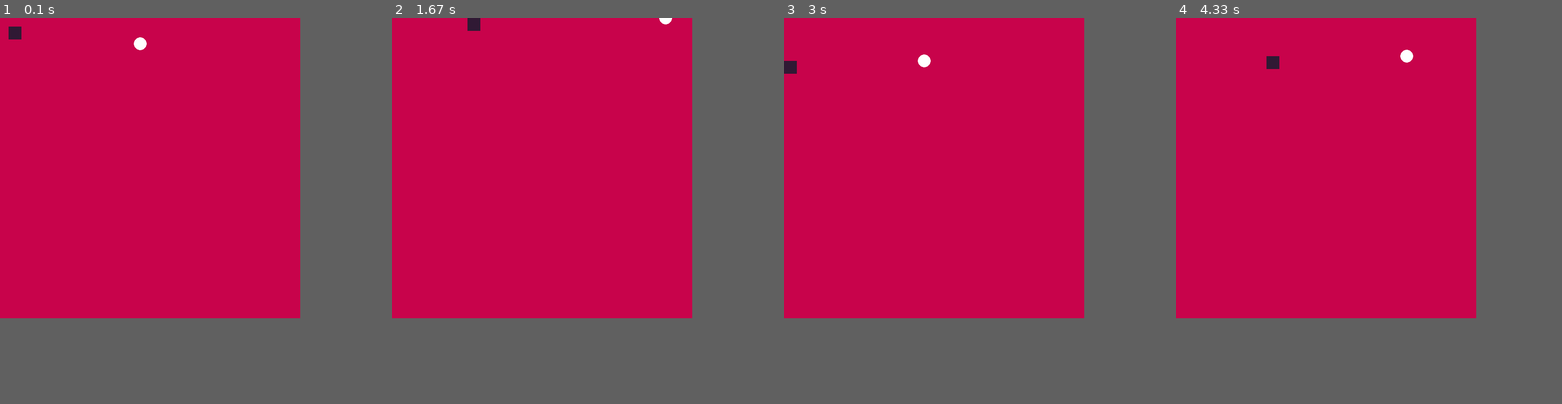
Above: before the commit, frames 1-4 (left to right).
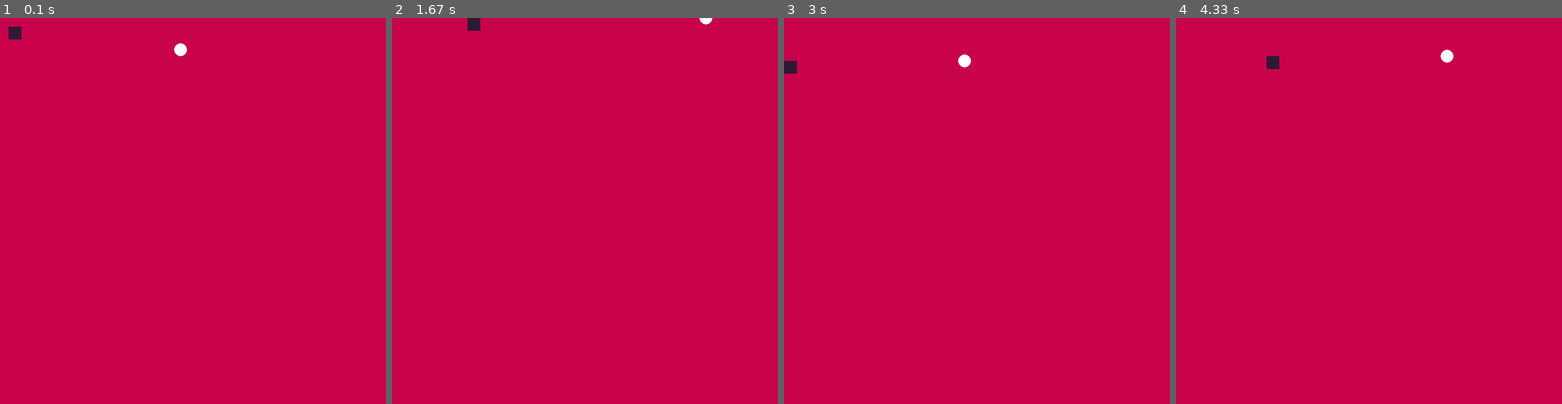
Above: after the commit, the same moments.

Repository: VarunM25/Varun_GameDesign
Game: pygame game, started from CircleEatsSquare.py
Same seed, same stepped clock (60 frames per second), same inputs: the game is played once before the commit and once after it.
Inputs:
- Up to frame 1 (0.1 s): no input
- Up to frame 2 (1.67 s): hold Right 0.33-0.8 s; hold Up 0.83-1.13 s; hold W 0.83-1.13 s; hold Right 1.17-1.63 s; hold D 1.17-1.63 s
- Up to frame 3 (3 s): hold Left 1.67-2.2 s; hold A 1.67-2.2 s; hold Down 2.23-2.53 s; hold S 2.23-2.53 s; hold Left 2.57-2.97 s; hold A 2.57-2.97 s
- Up to frame 4 (4.33 s): hold Up 3-3.37 s; hold W 3-3.37 s; hold Right 3.4-4.03 s; hold D 3.4-4.03 s; hold Down from 4.07 s (still down); hold S from 4.07 s (still down)
In our replay, the window is 700x700 before the commit and 900x900 after it. These sizes can differ from the game's own. Grey fills any space a smaller window leaves; there, only what the larger window draws over its background counts as a difference.

The runs differ from the first frame. In frame 1, 0.2% of the frame differs, in the area x 34-49%, y 5-10%; in frame 2, less than 0.1%; in frame 3, 0.2%; in frame 4, 0.2%.

Commit message:
combined code

Diff:
--- a/CircleEatsSquare.py
+++ b/CircleEatsSquare.py
@@ -11,8 +11,8 @@
 #declare constants, variables, list, dictionaries, any object
 
 #screen size
-WIDTH = 700
-HEIGHT = 700
+WIDTH = 900
+HEIGHT = 900
 check =True
 move =1
 #square variable
